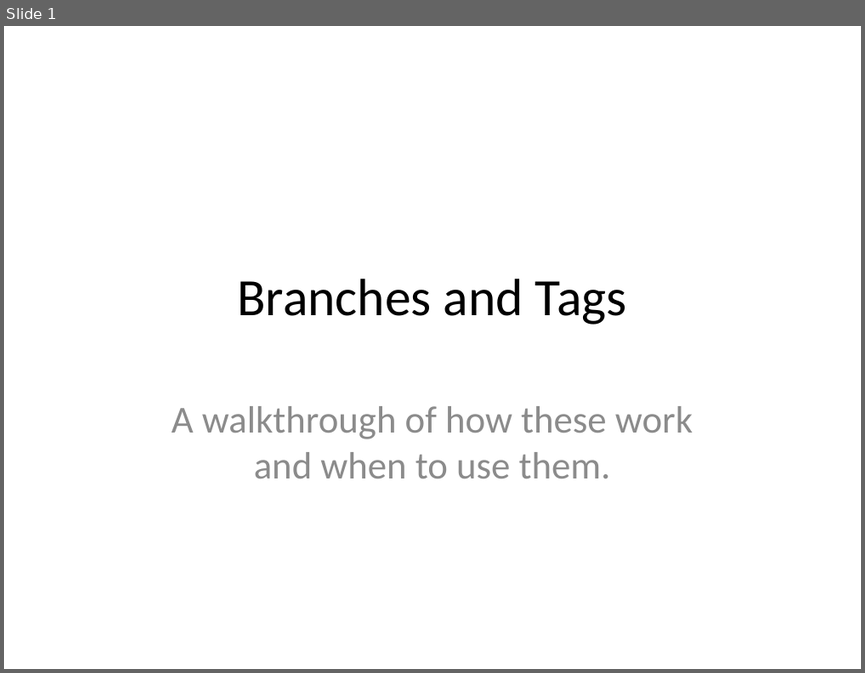
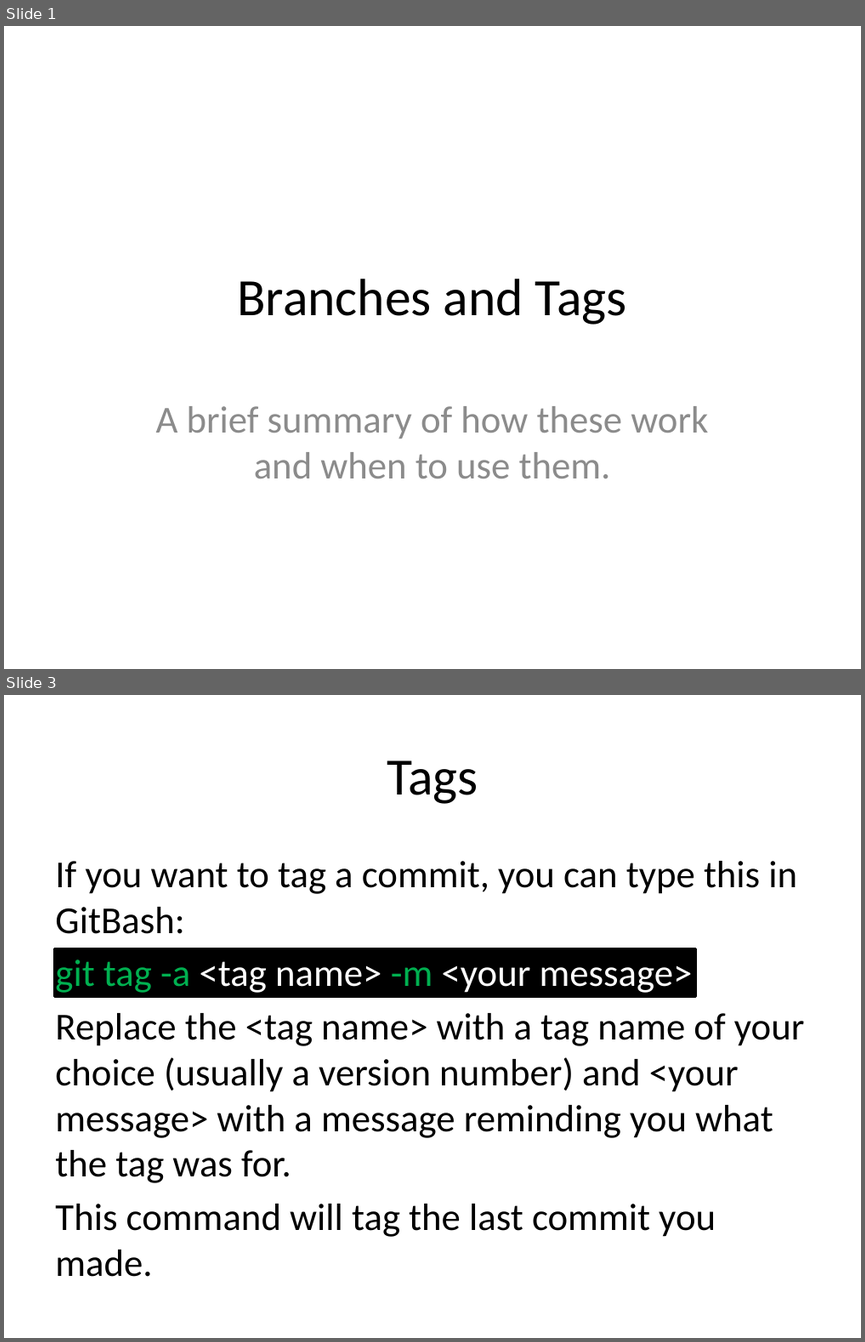
Before and after one commit to JaceTan/programming-notes, a slide deck: Branches and Tags.pptx. Shown one above the other, each under a label of ours: slide 1 before the commit, slides 1 and 3 after it; the slides between them are not shown. The pictures are 865x673 and 865x1342 pixels, drawn with LibreOffice and Linux fonts; fonts in the diff are those of the drawing. Boxes give left, top, right and bottom in pixels: in the first picture for what was removed or moved away, otherwise in the second. Text is boxed around its words. In the diff, an @@ line names an element or a change of style, - is before the commit and + after.

Commit message:
finished Tags section and half of the Branches section

```diff
--- a/Branches and Tags.pptx
+++ b/Branches and Tags.pptx
@@ slide 3 added at [4,695,861,1338], background #FFFFFF @@
@@ title added at [386,760,478,804], 44 pt, text #000000 @@
+Tags
@@ text added at [55,861,805,1276], 32 pt, text #000000 @@
+If you want to tag a commit, you can type this in GitBash:
+git tag -a <tag name> -m <your message>
+Replace the <tag name> with a tag name of your choice (usually a version number) and <your message> with a message reminding you what the tag was for.
+This command will tag the last commit you made.
@@ rectangle added at [54,948,695,996], fill #000000, outline #000000 2 pt @@
@@ slide 1 changed as well @@
@@ subtitle at [156,406,708,478]: text changed @@
-A walkthrough of how these work and when to use them.
+A brief summary of how these work and when to use them.
```
Also in this commit, not shown: 3 other slides added, 4 slides removed.
